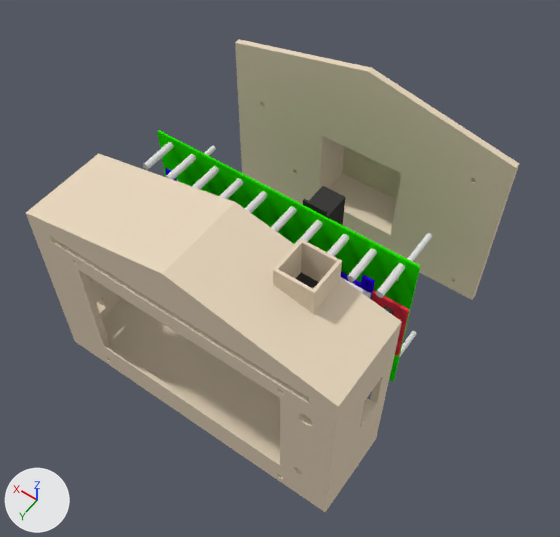
An edit to the Blender file 3D_Prints/Final_draft/final_v1_FINISH.blend, drawn before and after from the same camera.
Both versions are drawn from a 50 mm camera at (-0.202, 0.205, 0.506) aimed at (-0.002, -0.075, 0.067). Lighting does not change. The marker at lower left points along +X, +Y and +Z.

Names of what the first picture shows: 'BackPlate', 'Camera', 'HouseMain', 'PCB_MAIN', 'Servo'.
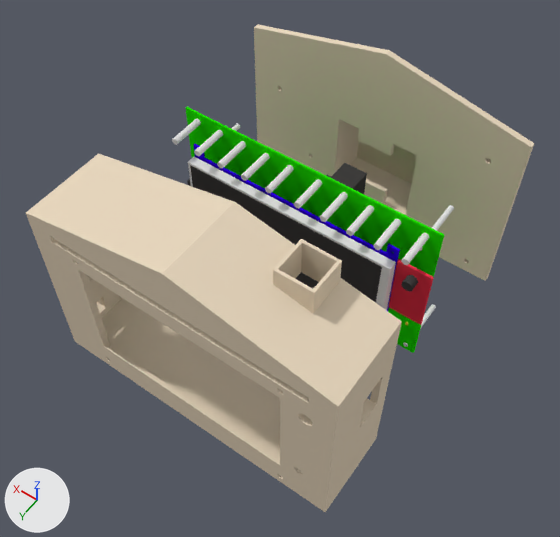
Commit message: servo screw fix

Pixel boxes [x1, y1, x2, y2] of what changed, in the pictures (560 x 537 px; the box of a moved part takes in the faces that stretch with it):
'BackPlate', reshaped, moved: before [235, 39, 519, 300]; after [254, 24, 534, 281]
'PCB_MAIN', moved: before [157, 130, 420, 382]; after [186, 107, 444, 353]
'LCD_Screen', moved: before [296, 272, 319, 289]; after [190, 165, 382, 303]
'LCD_Bezel', moved: before [340, 277, 371, 298]; after [188, 156, 396, 311]
'Camera', moved: before [371, 290, 410, 356]; after [389, 259, 434, 325]
'Servo', moved: before [303, 186, 345, 225]; after [326, 163, 367, 194]
'LCD_PCB', moved: before [340, 272, 373, 299]; after [195, 155, 398, 311]
'LED9', moved: before [376, 263, 405, 298]; after [401, 232, 429, 265]
'LED8', moved: before [347, 248, 377, 282]; after [373, 219, 401, 250]
'LED0', moved: before [143, 142, 174, 170]; after [172, 118, 201, 145]
'LED1', moved: before [166, 154, 196, 180]; after [194, 130, 223, 156]
'LED5', moved: before [271, 206, 296, 232]; after [294, 179, 322, 209]
'LED7', moved: before [327, 234, 349, 256]; after [346, 205, 374, 236]
'LED6', moved: before [294, 220, 322, 245]; after [320, 192, 348, 222]
'LED2', moved: before [192, 166, 219, 189]; after [217, 141, 246, 169]
'LED3', moved: before [220, 178, 243, 199]; after [241, 153, 270, 181]
'LED4', moved: before [245, 191, 267, 213]; after [265, 165, 294, 194]
'standooff4', moved: before [396, 233, 432, 281]; after [419, 205, 454, 251]
'numb_tr', moved: before [361, 275, 375, 291]; after [386, 244, 400, 260]
'standooff3', moved: before [399, 331, 417, 358]; after [403, 304, 436, 347]
'Lens', moved: before [383, 306, 394, 315]; after [401, 275, 418, 291]
'standooff1', moved: before [177, 146, 216, 182]; after [231, 124, 240, 131]
'numb_tl', moved: before [165, 168, 177, 181]; after [194, 144, 205, 159]
'powerJack.001', moved (not visible before): after [187, 178, 191, 186]
'Mic', moved (not visible before): after [405, 321, 409, 326]
part 1 of me_cube_033, moved or reshaped: before [322, 72, 516, 249]; after [339, 55, 531, 214]

The change, as a diff of the scene's bpy script:
```diff
--- a/3D_Prints/Final_draft/final_v1_FINISH.blend.py
+++ b/3D_Prints/Final_draft/final_v1_FINISH.blend.py
@@ me_cube_033 @@
 # used by ob_backplate; location = (0.0, -0.2474, 0.085); scale = (0.116, 0.0025, 0.068)
-me_cube_033.from_pydata(...)  # 309 vertices, 226 faces; spans x -1.0..1.0, y 10.7..26.7, z -1.2..1.3
+me_cube_033.from_pydata(...)  # 340 vertices, 238 faces; spans x -1.0..1.0, y 10.7..26.7, z -1.2..1.3
+# me_cube_033 part 1
+# 53 faces are deleted
+# 15 vertices are added at x -0.1..0.1, y 25.1..26.7, z -0.9..0.2
+# 8 new vertices lie (0.0, -1.2, 0.0) away from vertices in x -0.3..0.3, y 11.9, z -0.9..0.2
+# 8 new vertices lie (0.0, 1.6, 0.0) away from vertices in x -0.1..0.1, y 25.1, z -0.9..0.2
+# 65 new faces join them
 me_cube_033.materials.append(mat_material_005)
@@ ob_pcb_main @@
 ob_pcb_main = bpy.data.objects.new('PCB_MAIN', me_cube_001)
-ob_pcb_main.location = (0.0, -0.0769, 0.0735)
+ob_pcb_main.location = (0.0, -0.1071, 0.0735)
 ob_pcb_main.scale = (0.103, 0.0008, 0.068)
@@ ob_backplate @@
 ob_backplate = bpy.data.objects.new('BackPlate', me_cube_033)
-ob_backplate.location = (0.0, -0.2474, 0.085)
+ob_backplate.location = (0.0, -0.271, 0.085)
 ob_backplate.scale = (0.116, 0.0025, 0.068)
```
